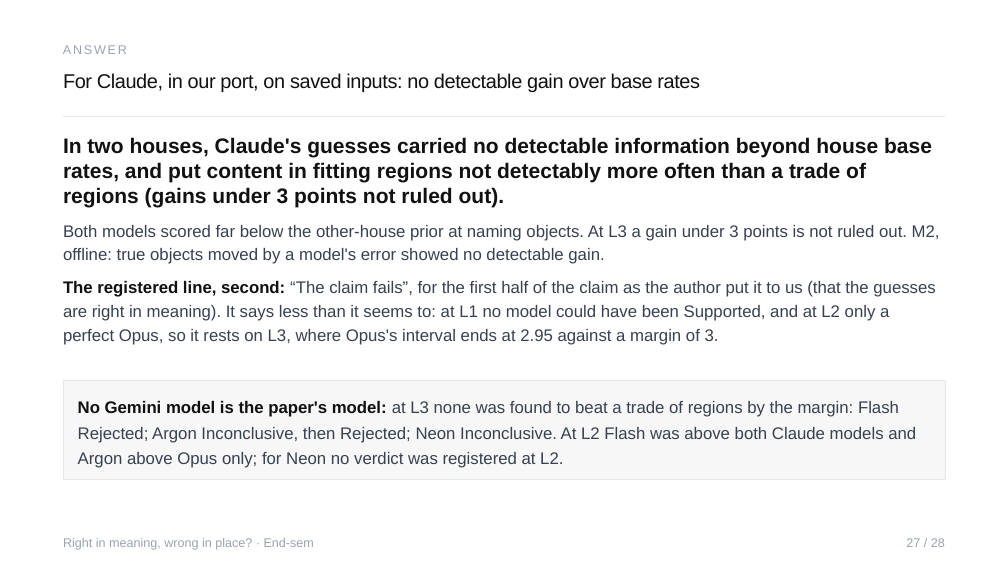
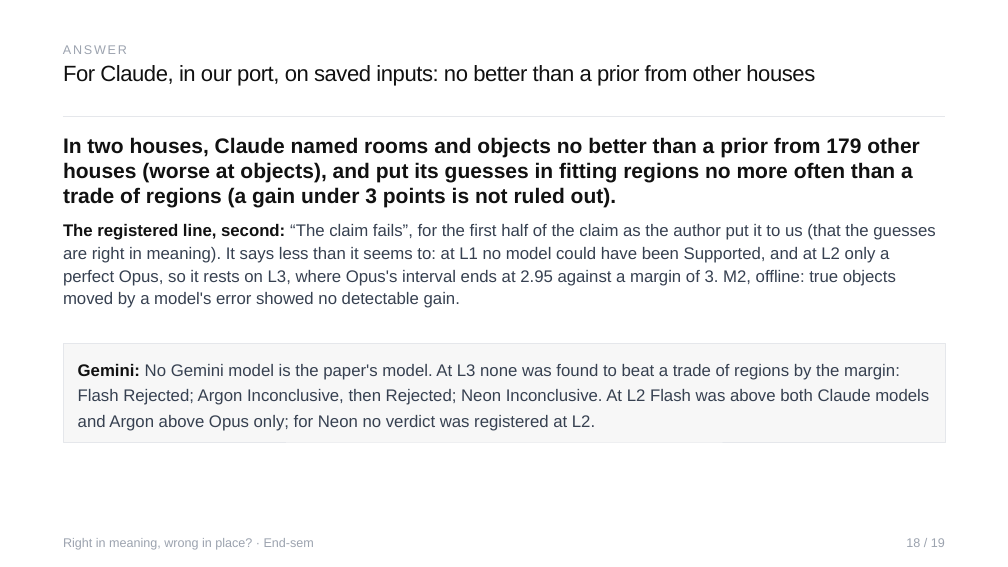
Before and after one commit to Sher110106/validity-aware-active-semantic-exploration, a slide deck: slide 18 of docs/endsem_2026-11/ASP_Endsem.pptx (slide 27 before the commit). Drawn at 1008x567 pixels with LibreOffice and Linux fonts; fonts in the diff are those of the drawing. Boxes give left, top, right and bottom in pixels: in the first picture for what was removed or moved away, otherwise in the second. Text is boxed around its words. In the diff, an @@ line names an element or a change of style, - is before the commit and + after.

```diff
--- a/docs/endsem_2026-11/ASP_Endsem.pptx
+++ b/docs/endsem_2026-11/ASP_Endsem.pptx
@@ text at [63, 65, 815, 86]: text changed; size 19 to 21 pt @@
-For Claude, in our port, on saved inputs: no detectable gain over base rates
+For Claude, in our port, on saved inputs: no better than a prior from other houses
@@ text at [63, 137, 920, 208]: text changed @@
-In two houses, Claude's guesses carried no detectable information beyond house base rates, and put content in fitting regions not detectably more often than a trade of regions (gains under 3 points not ruled out).
+In two houses, Claude named rooms and objects no better than a prior from 179 other houses (worse at objects), and put its guesses in fitting regions no more often than a trade of regions (a gain under 3 points is not ruled out).
@@ text at [63, 224, 935, 308]: text changed @@
-The registered line, second: “The claim fails”, for the first half of the claim as the author put it to us (that the guesses are right in meaning). It says less than it seems to: at L1 no model could have been Supported, and at L2 only a perfect Opus, so it rests on L3, where Opus's interval ends at 2.95 against a margin of 3.
+The registered line, second: “The claim fails”, for the first half of the claim as the author put it to us (that the guesses are right in meaning). It says less than it seems to: at L1 no model could have been Supported, and at L2 only a perfect Opus, so it rests on L3, where Opus's interval ends at 2.95 against a margin of 3. M2, offline: true objects moved by a model's error showed no detectable gain.
@@ text removed at [63, 225, 940, 264] @@
-Both models scored far below the other-house prior at naming objects. At L3 a gain under 3 points is not ruled out. M2, offline: true objects moved by a model's error showed no detectable gain.
@@ rectangle "Gemini: No Gemini model is ...": place and size @@
-rectangle "Gemini: No Gemini model is ..." at [63, 380, 945, 479]
+rectangle "Gemini: No Gemini model is ..." at [63, 343, 945, 442]
@@ text in rectangle at [78, 364, 929, 431]: text changed @@
-No Gemini model is the paper's model: at L3 none was found to beat a trade of regions by the margin: Flash Rejected; Argon Inconclusive, then Rejected; Neon Inconclusive. At L2 Flash was above both Claude models and Argon above Opus only; for Neon no verdict was registered at L2.
+Gemini: No Gemini model is the paper's model. At L3 none was found to beat a trade of regions by the margin: Flash Rejected; Argon Inconclusive, then Rejected; Neon Inconclusive. At L2 Flash was above both Claude models and Argon above Opus only; for Neon no verdict was registered at L2.
@@ text at [906, 538, 945, 547]: text changed @@
-27 / 28
+18 / 19
```
Also in this commit, not shown: 33 other slides changed, 2 slides added, 2 slides removed, 8 other files.
